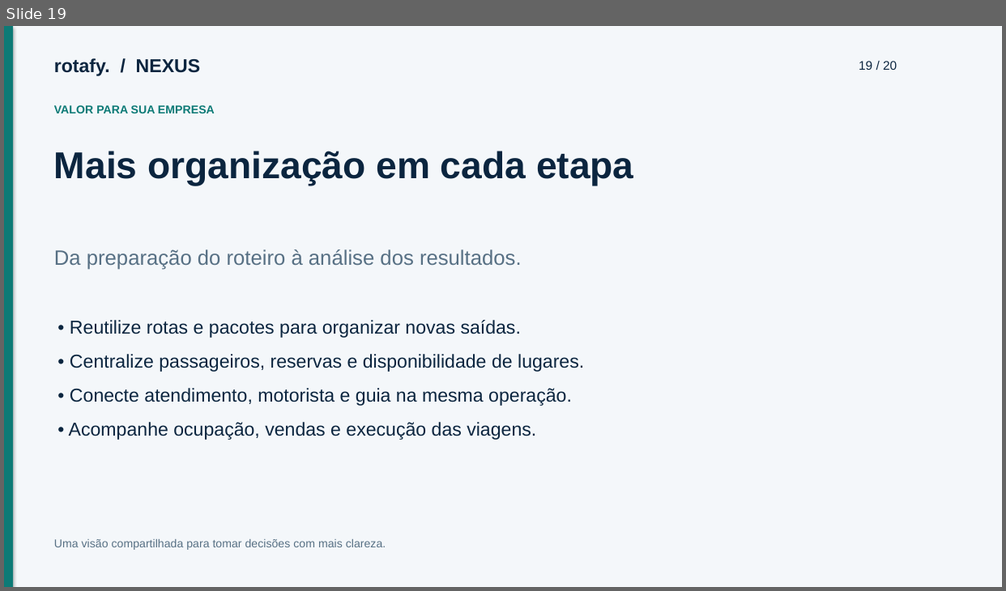
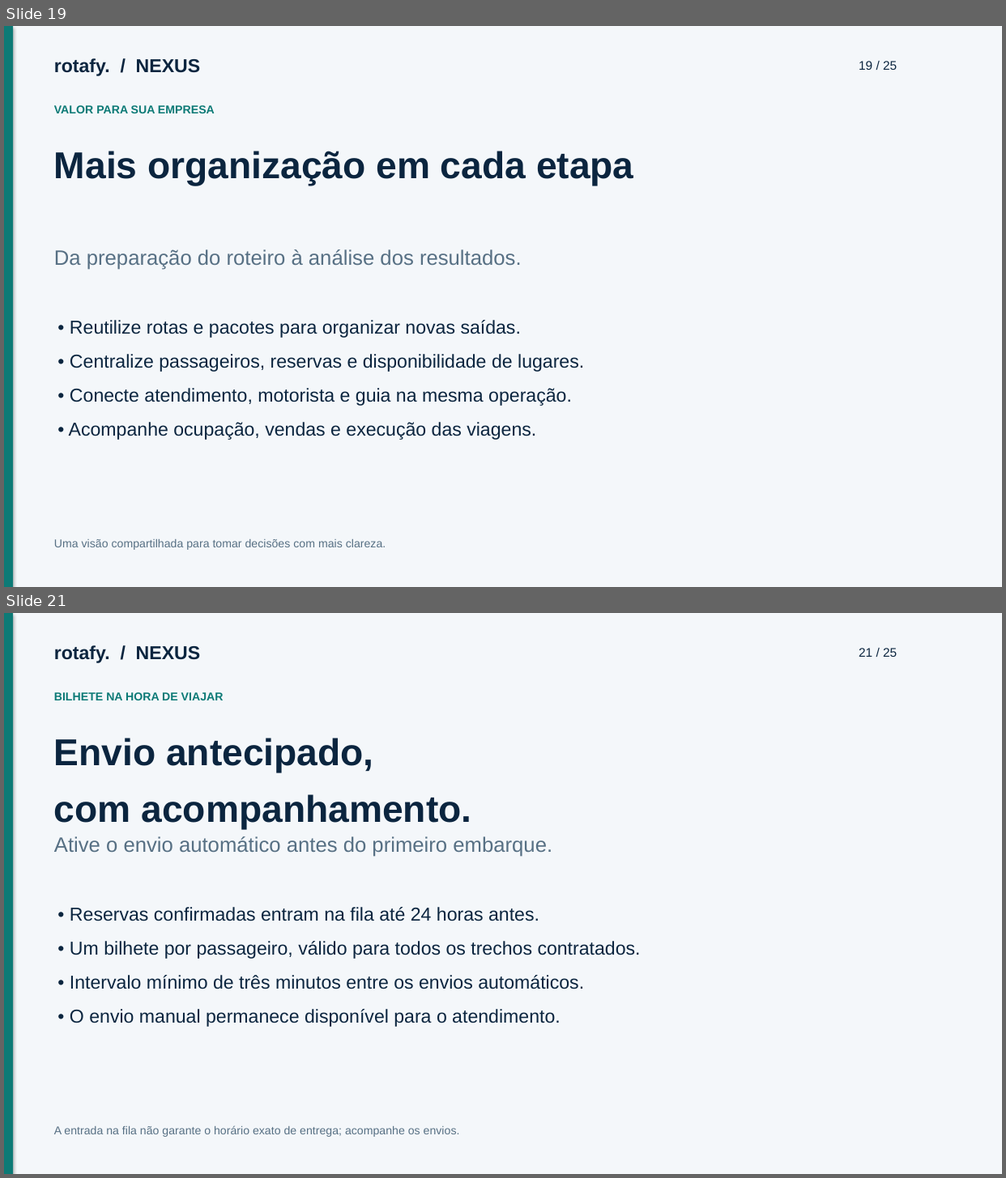
Before and after one commit to cfartes/rotafy, a slide deck: frontend/public/documentacao/apresentacao.pptx. Shown one above the other, each under a label of ours: slide 19 before the commit, slides 19 and 21 after it; the slides between them are not shown. The pictures are 1006x591 and 1006x1178 pixels, drawn with LibreOffice and Linux fonts; fonts in the diff are those of the drawing. Boxes give left, top, right and bottom in pixels: in the first picture for what was removed or moved away, otherwise in the second. Text is boxed around its words. In the diff, an @@ line names an element or a change of style, - is before the commit and + after.

Commit message:
docs: refresh help manuals and commercial presentation (#33)

```diff
--- a/frontend/public/documentacao/apresentacao.pptx
+++ b/frontend/public/documentacao/apresentacao.pptx
@@ slide 21 added at [4, 613, 1002, 1174], background #F4F7FA @@
@@ rectangle added at [4, 613, 13, 1174], fill #0C7A76 @@
@@ text added at [54, 645, 201, 663], 18 pt, text #0B253F, bold @@
+rotafy. / NEXUS
@@ text added at [859, 648, 897, 657], 12 pt, text #0B253F @@
+21 / 25
@@ text added at [54, 692, 224, 700], 11 pt, text #0C7A76, bold @@
+BILHETE NA HORA DE VIAJAR
@@ text added at [54, 738, 472, 829], 36 pt, text #0B253F, bold @@
+Envio antecipado,
+com acompanhamento.
@@ text added at [54, 837, 552, 857], 20 pt, text #577084 @@
+Ative o envio automático antes do primeiro embarque.
@@ text added at [70, 907, 641, 1027], 18 pt, text #0B253F @@
+• Reservas confirmadas entram na fila até 24 horas antes.
+• Um bilhete por passageiro, válido para todos os trechos contratados.
+• Intervalo mínimo de três minutos entre os envios automáticos.
+• O envio manual permanece disponível para o atendimento.
@@ text added at [54, 1126, 460, 1137], 11 pt, text #577084 @@
+A entrada na fila não garante o horário exato de entrega; acompanhe os envios.
@@ slide 19 changed as well @@
@@ text at [859, 61, 897, 70]: text changed @@
-19 / 20
+19 / 25
```
Also in this commit, not shown: 19 other slides changed, 4 other slides added, 21 other files.
